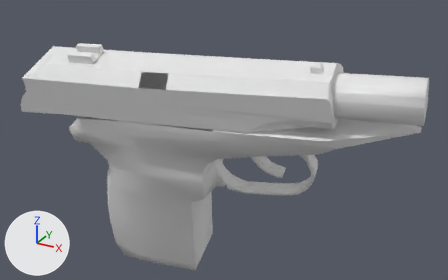
The OBJ model Vertex_Animation_Compiler/Assets/Makarov_Pistol_Reload196.obj as it was, and as the next commit left it.
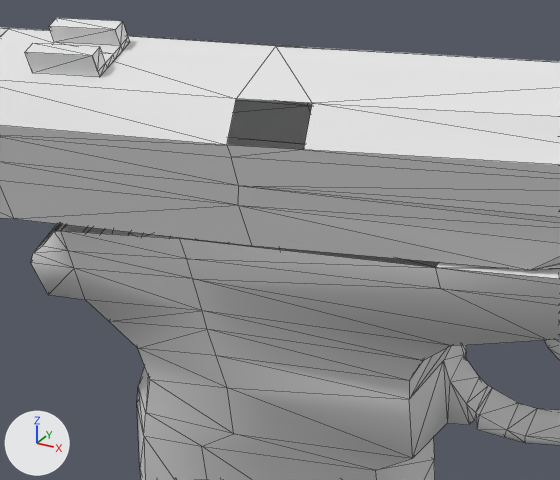
Each version appears first whole from a 50 mm lens placed at (0.5086, -0.3256, 0.0348), pointed at (0.4002, -0.1285, -0.0638), and next in a close-up on the part from 13% to 57% of the width and 13% to 74% of the height. Arrows for +X, +Y and +Z are at lower left; the lights stay in place. The close-ups show mesh edges as thin lines. Where no turn or scale is listed for an object, it has been applied to the vertices.

Script lines for the objects in view, before the commit:
```python
me_rest_of_the_gun_sphere = bpy.data.meshes.new('Rest_of_the_gun_Sphere')
me_rest_of_the_gun_sphere.from_pydata(...)  # 272 vertices, 519 faces; spans x 0.322..0.473, y -0.138..-0.081, z -0.152..-0.033
# before: 164 (0.392, -0.106, -0.053), 166 (0.333, -0.138, -0.064) at pixel (53, 230), 175 (0.335, -0.138, -0.064) at pixel (60, 230), 178 (0.396, -0.13, -0.061) at pixel (435, 267), 179 (0.355, -0.135, -0.062) at pixel (179, 238)
# before: 180 (0.331, -0.114, -0.056), 181 (0.352, -0.111, -0.055) at pixel (250, 139), 183 (0.33, -0.114, -0.057)
me_top_slider_sphere_001 = bpy.data.meshes.new('Top_Slider_Sphere.001')
me_top_slider_sphere_001.from_pydata(...)  # 127 vertices, 227 faces; spans x 0.3012..0.4426, y -0.1466..-0.1034, z -0.0651..-0.0298
# before: 65 (0.3793, -0.1373, -0.0437) at pixel (303, 149), 68 (0.3677, -0.139, -0.0444) at pixel (226, 145), 76 (0.3785, -0.1336, -0.0382) at pixel (312, 103), 77 (0.3669, -0.1352, -0.039) at pixel (236, 98)
ob_rest_of_the_gun_sphere = bpy.data.objects.new('Rest_of_the_gun_Sphere', me_rest_of_the_gun_sphere)
ob_rest_of_the_gun_sphere.location = (0.0, 0.0, 0.0)
ob_top_slider_sphere_001 = bpy.data.objects.new('Top_Slider_Sphere.001', me_top_slider_sphere_001)
ob_top_slider_sphere_001.location = (0.0, 0.0, 0.0)
```
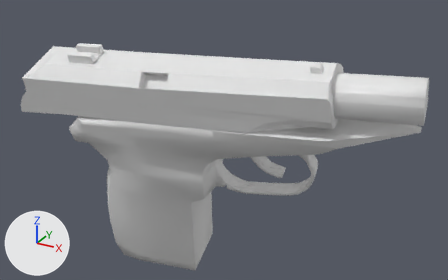
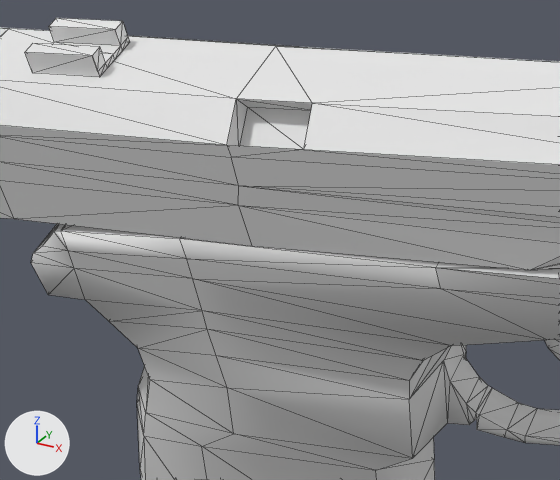
Changed parts and their boxes [x1, y1, x2, y2] in the close-ups (560 x 480 px):
part 1 of me_rest_of_the_gun_sphere, added
    after: [53, 224, 439, 268]
part 2 of me_top_slider_sphere_001, added
    after: [227, 99, 312, 149]

Diff of the bpy script that builds the scene:
```diff
--- a/Vertex_Animation_Compiler/Assets/Makarov_Pistol_Reload196.obj.py
+++ b/Vertex_Animation_Compiler/Assets/Makarov_Pistol_Reload196.obj.py
@@ me_rest_of_the_gun_sphere @@
 me_rest_of_the_gun_sphere.from_pydata(...)  # 272 vertices, 519 faces; spans x 0.322..0.473, y -0.138..-0.081, z -0.152..-0.033
 # used by ob_rest_of_the_gun_sphere; location = (0.0, 0.0, 0.0)
 # verts and faces of me_rest_of_the_gun_sphere; kept vertices keep their numbers, new ones are numbered from 272
+# me_rest_of_the_gun_sphere part 1
+faces += [(164, 181, 179), (175, 179, 181), (166, 175, 183), (164, 179, 178), (175, 181, 180), (175, 180, 183)]
@@ me_top_slider_sphere_001 @@
 me_top_slider_sphere_001.from_pydata(...)  # 127 vertices, 227 faces; spans x 0.3012..0.4426, y -0.1466..-0.1034, z -0.0651..-0.0298
 # used by ob_top_slider_sphere_001; location = (0.0, 0.0, 0.0)
 # verts and faces of me_top_slider_sphere_001; kept vertices keep their numbers, new ones are numbered from 127
+# me_top_slider_sphere_001 part 2
+for new, old in zip([127, 128, 129], [65, 68, 76]): verts[new] = verts[old] + (-0.0003, 0.003, -0.0021)
+verts[130] = (0.3666, -0.1322, -0.041)  # pixel (247, 107)
+faces += [(65, 128, 68), (127, 129, 130), (76, 77, 129), (65, 129, 127), (77, 128, 130), (65, 127, 128)]
+faces += [(127, 130, 128), (77, 130, 129), (65, 76, 129), (68, 128, 77)]
```
